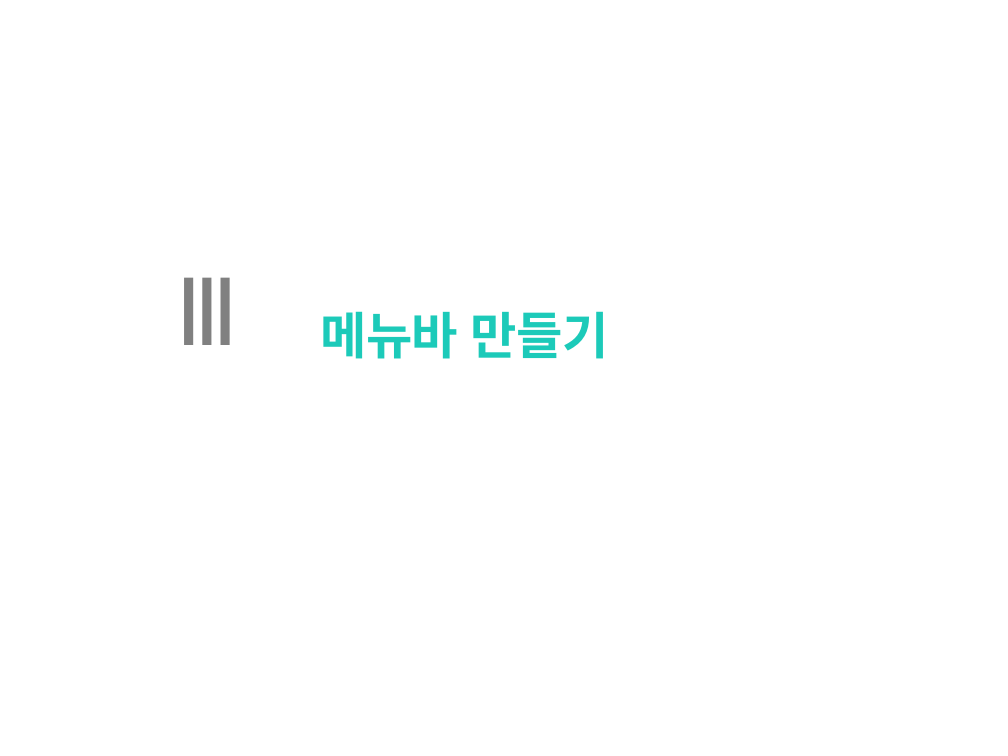
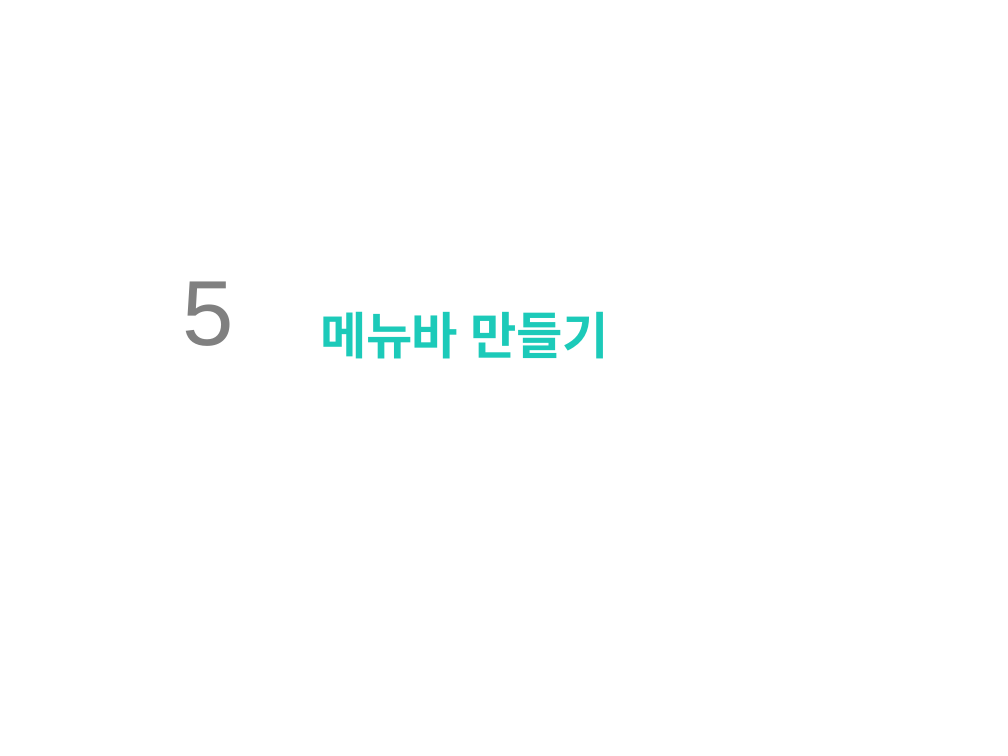
Before and after one commit to clianor/Unity-Final-Project, a slide deck: slide 47 of 기말과제.pptx (slide 42 before the commit). Drawn at 1008x756 pixels with LibreOffice and Linux fonts; fonts in the diff are those of the drawing; background and template pictures are left out. Boxes give left, top, right and bottom in pixels: in the first picture for what was removed or moved away, otherwise in the second. Text is boxed around its words. In the diff, an @@ line names an element or a change of style, - is before the commit and + after.

```diff
--- a/기말과제.pptx
+++ b/기말과제.pptx
@@ text at [182,281,233,346]: text changed @@
-Ⅲ
+5
```
Also in this commit, not shown: 3 other slides changed, 5 slides added, 32 other files.
